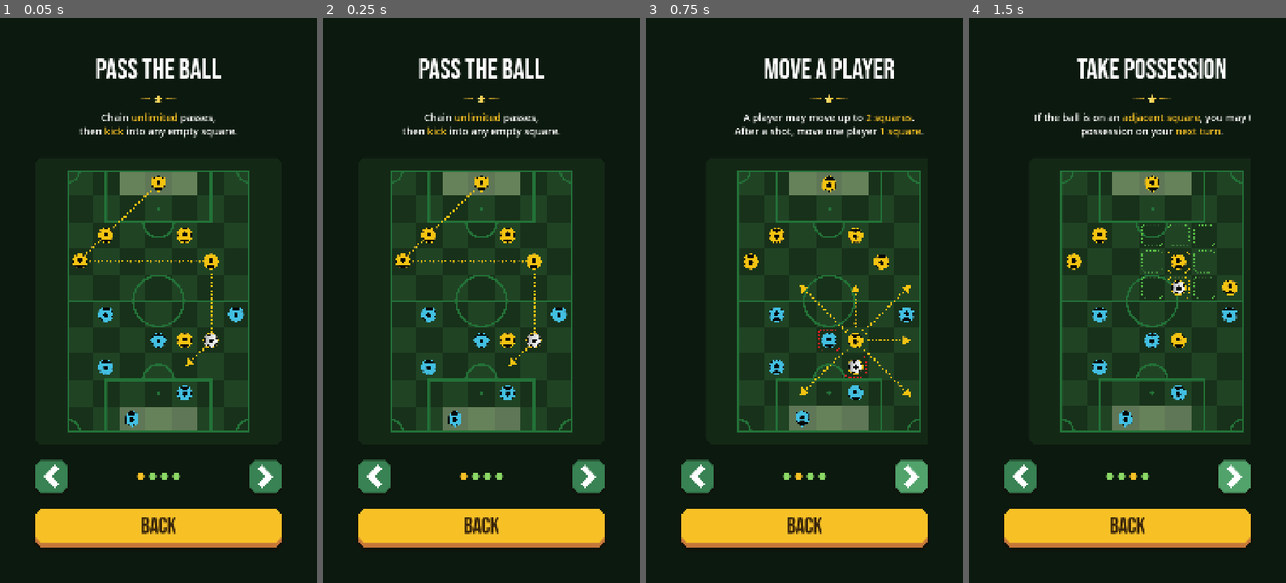
Above: before the commit, frames 1-4 (left to right).
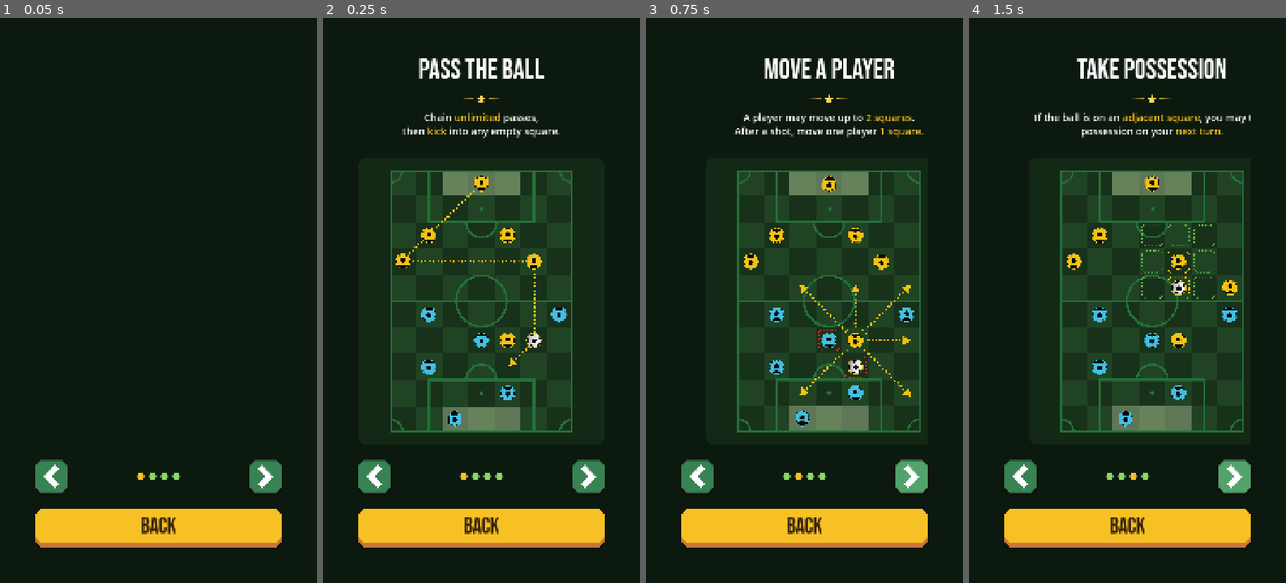
Above: after the commit, the same moments.

Repository: splivalo/tactic_soccer
Game: Godot game, scene res://scenes/ui/instructions_screen.tscn
The game is run twice, just before and just after one commit, with the same random seed, the same clock (stepped at 60 frames per second) and the same inputs. This scene is started directly instead of the project's main scene.
Inputs (mouse positions are in pixels of both pictures, inside the frame that each line leads up to):
- Up to frame 1 (0.05 s): no input
- Up to frame 2 (0.25 s): no input
- Up to frame 3 (0.75 s): click (912, 475) at 0.5 s
- Up to frame 4 (1.5 s): click (1235, 475) at 1.25 s

The runs differ from the first frame. In frame 1, 17% of the frame differs, in the area x 21-79%, y 7-74%; in frame 2, nothing differs; in frame 3, nothing differs; in frame 4, nothing differs.

Commit message:
Instructions: don't make the player watch the card size itself
The rules card judders on arrival. It isn't a leftover animation — it is five
frames of deferred layout done in the open: frame 2 reserves the tallest
page's height, then frame 5 rescales every icon, font size and row gap in the
rules list at once. All of it is correct, and none of it is anything to look
at.

Held at zero alpha until the measuring has settled, then faded in over 0.14s.
Alpha rather than visible, because a hidden Control's size never settles and
settling is exactly what we are waiting for.

Co-Authored-By: Claude Opus 5 <noreply@anthropic.com>

Diff:
--- a/scripts/ui/instructions_screen.gd
+++ b/scripts/ui/instructions_screen.gd
@@ -10,6 +10,7 @@
 const COLOR_DOT_ACTIVE := Color(0.97, 0.76, 0.15, 1)  # yellow, matches theme's button/selection color
 const COLOR_DOT_INACTIVE := Color(0.55, 0.85, 0.4, 1)  # light green
 const SLIDE_DURATION := 0.32
+const REVEAL_DURATION := 0.14 # fade in once the card has finished sizing itself
 const SWIPE_THRESHOLD := 60.0 # px of horizontal drag before it counts as a page swipe
 
 @onready var _pages: Array[Control] = [%Page1, %Page2, %Page3, %Page4]
@@ -53,6 +54,13 @@
 	# even though it looked fine in the editor — the concrete bug behind a
 	# user having to fight a RichTextLabel's own tiny internal scrollbar
 	# (mouse-only, not touch-drag-friendly) instead of the page just fitting.
+	# Held invisible (not hidden — a hidden Control's size never settles, and
+	# settling is the whole point) until the measuring below has finished moving
+	# things about. It isn't an animation that makes this card judder on arrival:
+	# it is five frames of deferred layout. Frame 2 reserves the tallest page's
+	# height, then frame 5 rescales every icon, font size and row gap in the
+	# rules list at once. All of that is correct and none of it should be watched.
+	_card_panel.modulate.a = 0.0
 	await get_tree().process_frame
 	await get_tree().process_frame
 	# PageStage (a plain Control) doesn't propagate its children's minimum size
@@ -73,7 +81,11 @@
 	# nobody is made to read them twice.
 	_go_to_page(clampi(GameFlow.instructions_page, 0, PAGE_COUNT - 1), 0)
 	GameFlow.instructions_page = 0
-	_scale_rules_list(page4_natural_h)
+	await _scale_rules_list(page4_natural_h)
+	# Everything has stopped moving — now show it. A short fade rather than a
+	# hard cut, so arriving reads as the card appearing rather than as a frame
+	# that was dropped.
+	create_tween().tween_property(_card_panel, "modulate:a", 1.0, REVEAL_DURATION)
 
 
 ## Page4 ("SPECIAL RULES") is the TALLEST page — its natural size is what
